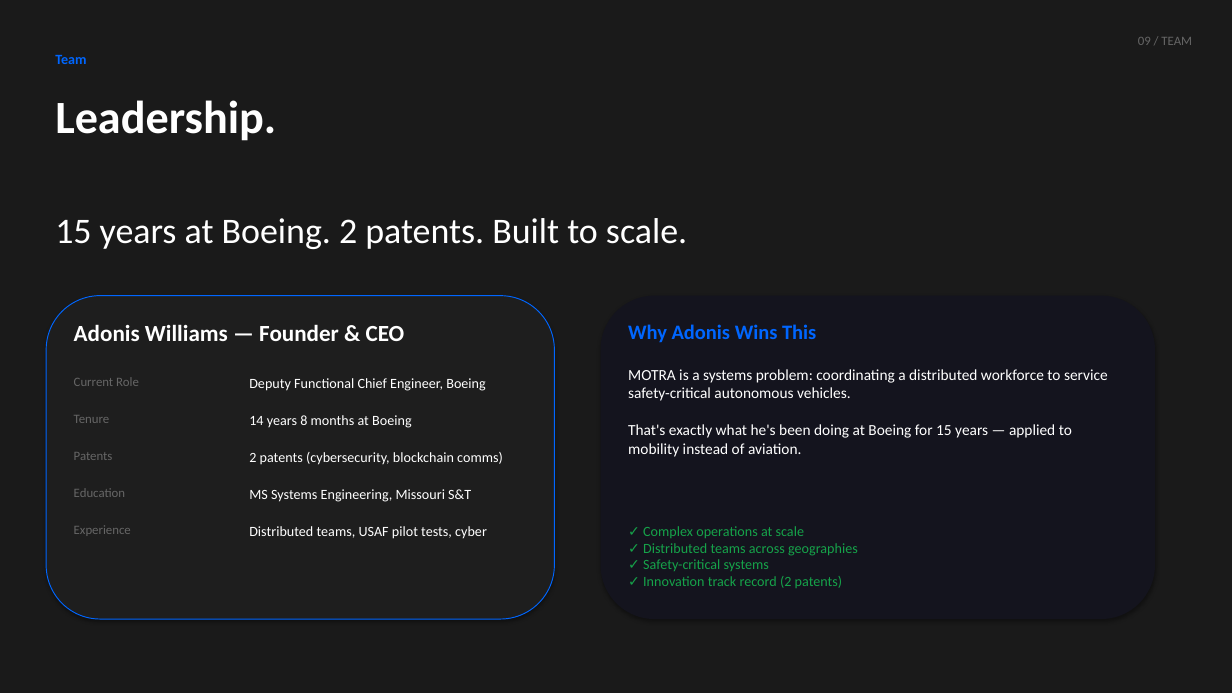
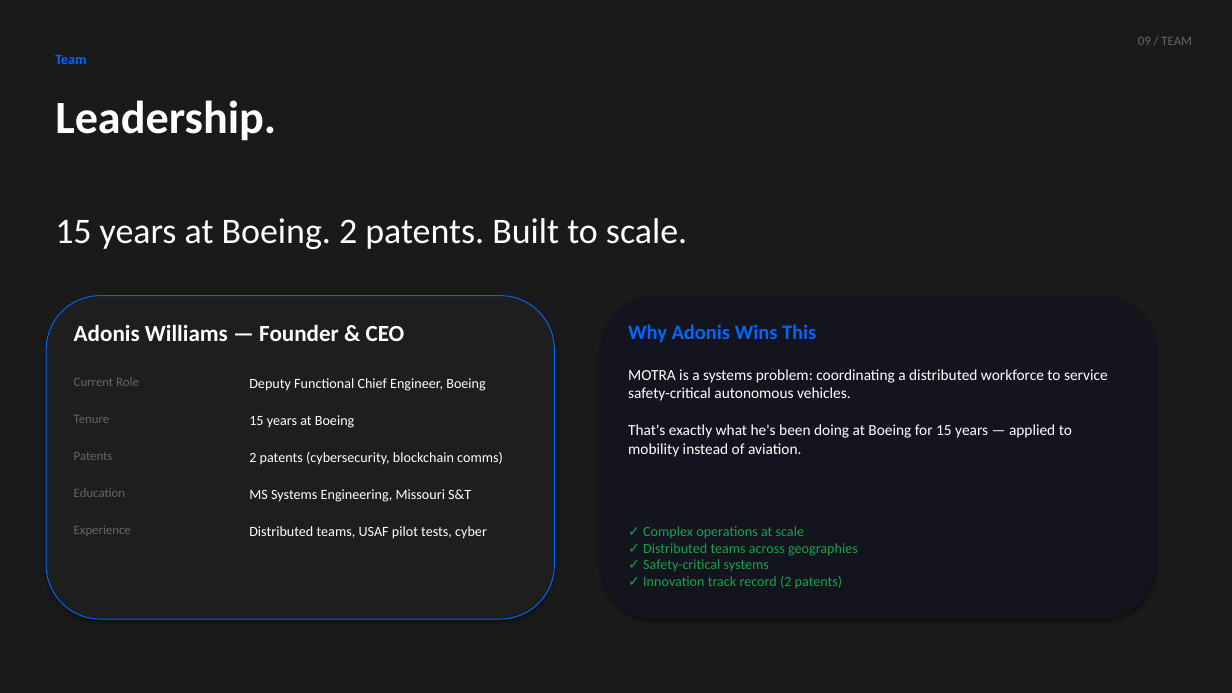
Before and after one commit to TidyTails/motra-landing, a slide deck: slide 10 of pitch/MOTRA-Pitch-Deck-v2.pptx. Drawn at 1232x693 pixels with LibreOffice and Linux fonts; fonts in the diff are those of the drawing. Boxes give left, top, right and bottom in pixels: in the first picture for what was removed or moved away, otherwise in the second. Text is boxed around its words. In the diff, an @@ line names an element or a change of style, - is before the commit and + after.

Commit message:
Fixed QA issues: TAM formula, Boeing tenure (15 years), margin % (27-33%)

```diff
--- a/pitch/MOTRA-Pitch-Deck-v2.pptx
+++ b/pitch/MOTRA-Pitch-Deck-v2.pptx
@@ text at [249, 415, 354, 428]: text changed @@
-14 years 8 months at Boeing
+15 years at Boeing
```
Also in this commit, not shown: 2 other slides changed, 5 other files.
